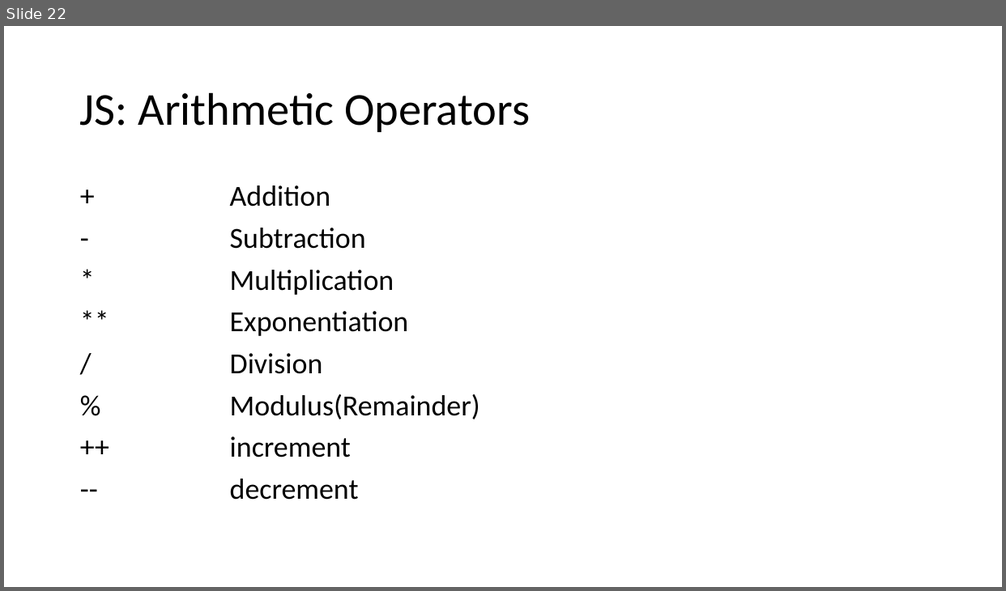
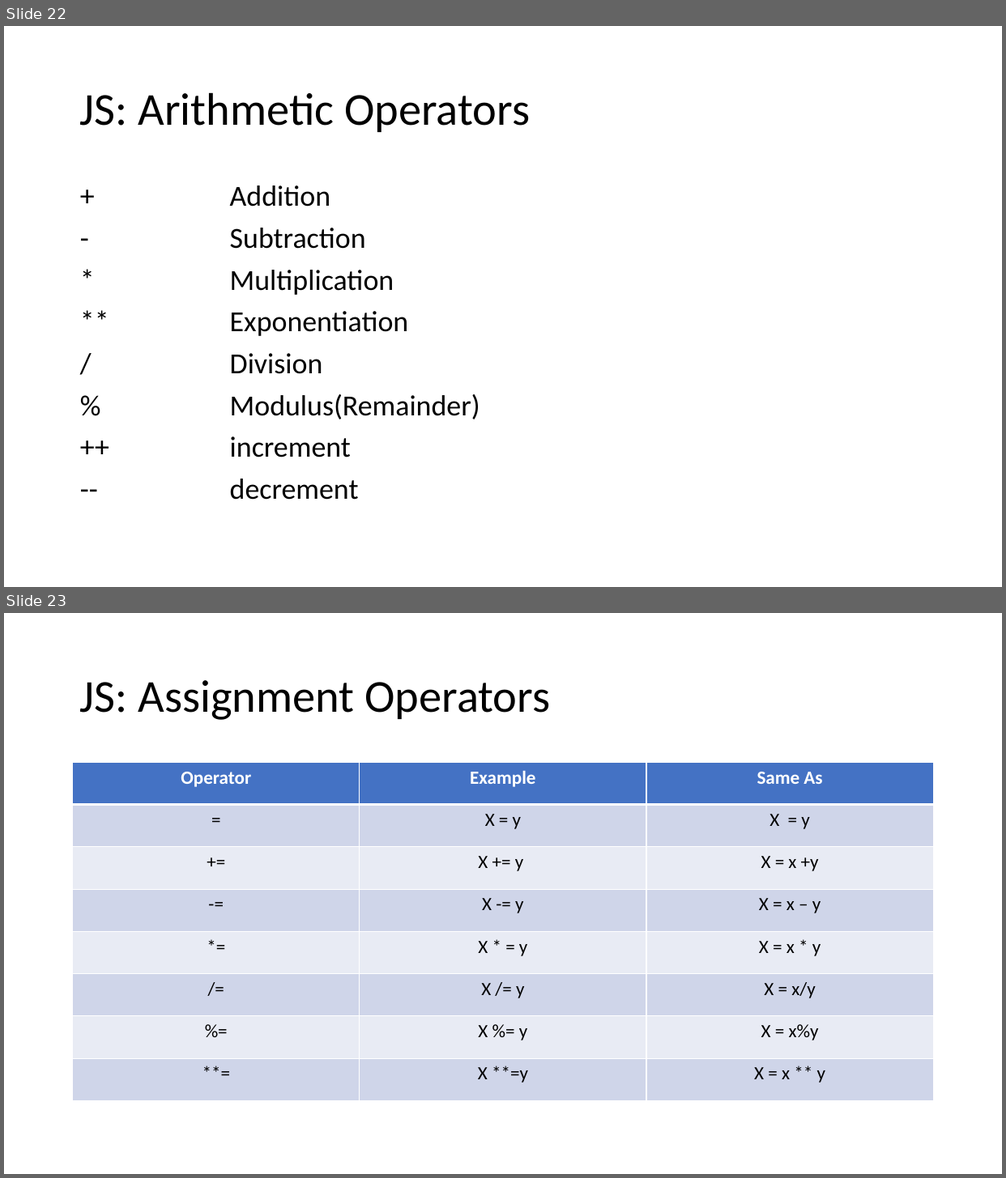
Before and after one commit to PiyushChaturvedii/Batch04, a slide deck: JavaScript.pptx. Shown one above the other, each under a label of ours: slide 22 before the commit, slides 22 and 23 after it. The pictures are 1006x591 and 1006x1178 pixels, drawn with LibreOffice and Linux fonts; fonts in the diff are those of the drawing. Boxes give left, top, right and bottom in pixels: in the first picture for what was removed or moved away, otherwise in the second. Text is boxed around its words. In the diff, an @@ line names an element or a change of style, - is before the commit and + after.

```diff
--- a/JavaScript.pptx
+++ b/JavaScript.pptx
@@ slide 23 added at [4, 613, 1002, 1174], background #FFFFFF @@
@@ title added at [80, 680, 550, 720], 44 pt, text #000000 @@
+JS: Assignment Operators
@@ table added at [73, 763, 933, 1102], 8 rows, 3 columns @@
+Operator | Example | Same As
+= | X = y | X = y
++= | X += y | X = x +y
+-= | X -= y | X = x – y
+*= | X * = y | X = x * y
+/= | X /= y | X = x/y
+%= | X %= y | X = x%y
+**= | X **=y | X = x ** y
```
Also in this commit, not shown: 12 other slides added, 5 other files.
